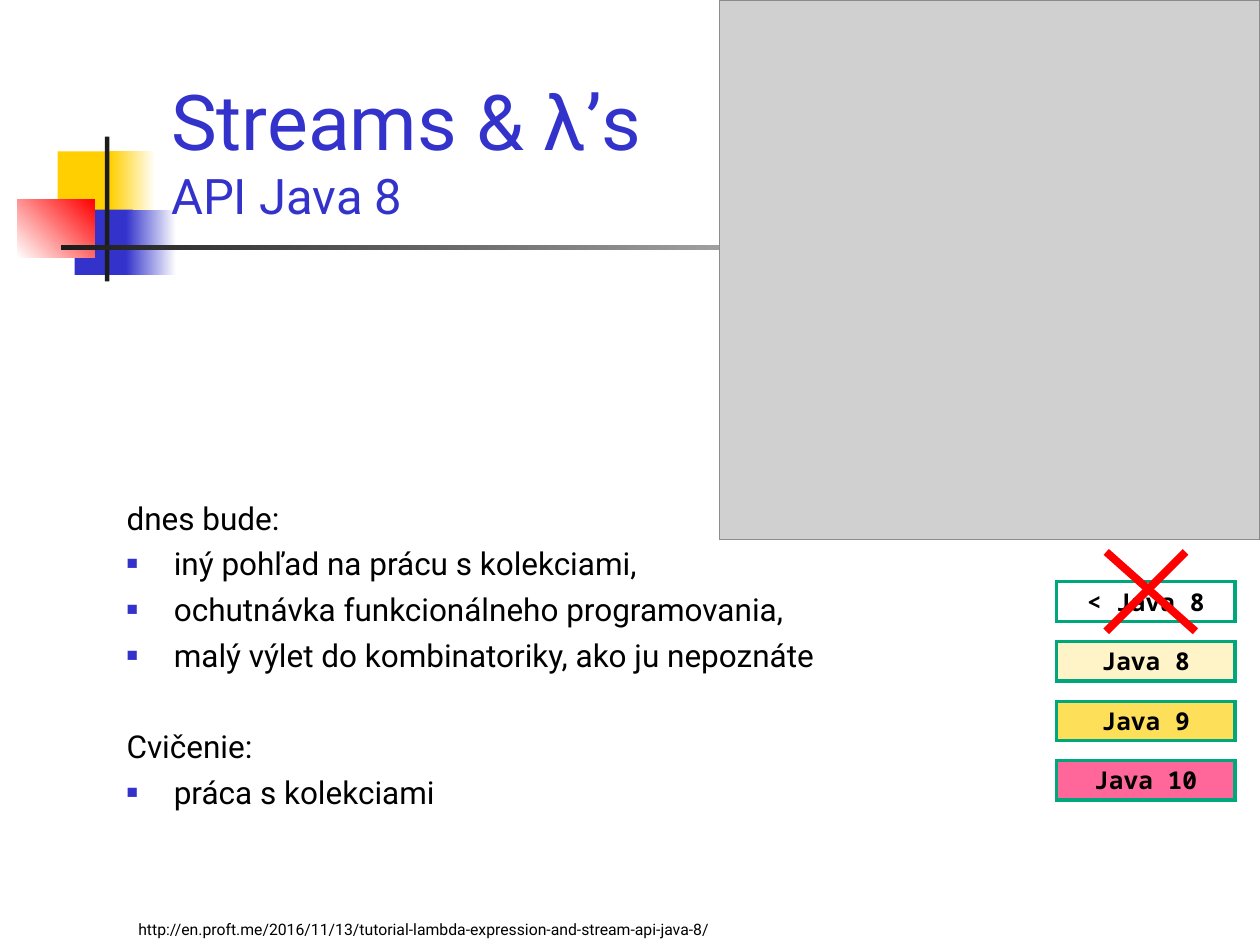
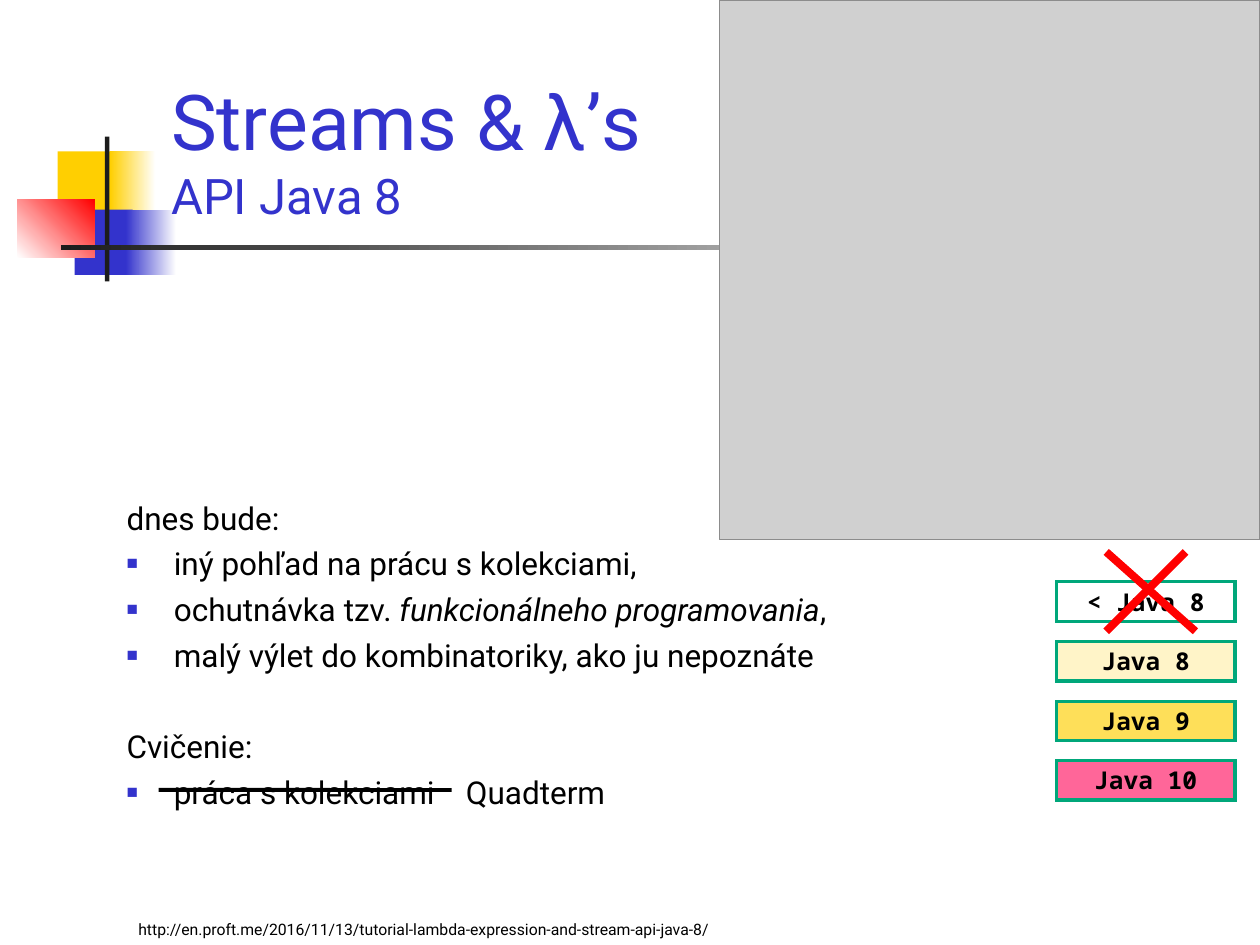
Before and after one commit to Programovanie4/Prednasky, a slide deck: slide 2 of 07/07_java.ppt (slide 7 before the commit). Drawn at 1260x945 pixels with LibreOffice and Linux fonts; fonts in the diff are those of the drawing; grey boxes stand for pictures. Boxes give left, top, right and bottom in pixels: in the first picture for what was removed or moved away, otherwise in the second. Text is boxed around its words. In the diff, an @@ line names an element or a change of style, - is before the commit and + after.

```diff
--- a/07/07_java.ppt
+++ b/07/07_java.ppt
@@ text at [174,597,827,628]: text changed; italic on @@
-■ ochutnávka funkcionálneho programovania,
+■ ochutnávka tzv. funkcionálneho programovania,
@@ line added from (159, 790) to (451, 790), #000000 2.24 pt @@
@@ text at [174,780,605,811]: text changed @@
-■ práca s kolekciami
+■ práca s kolekciami Quadterm
```
Also in this commit, not shown: 24 other slides changed, 6 slides removed, 4 other files.
